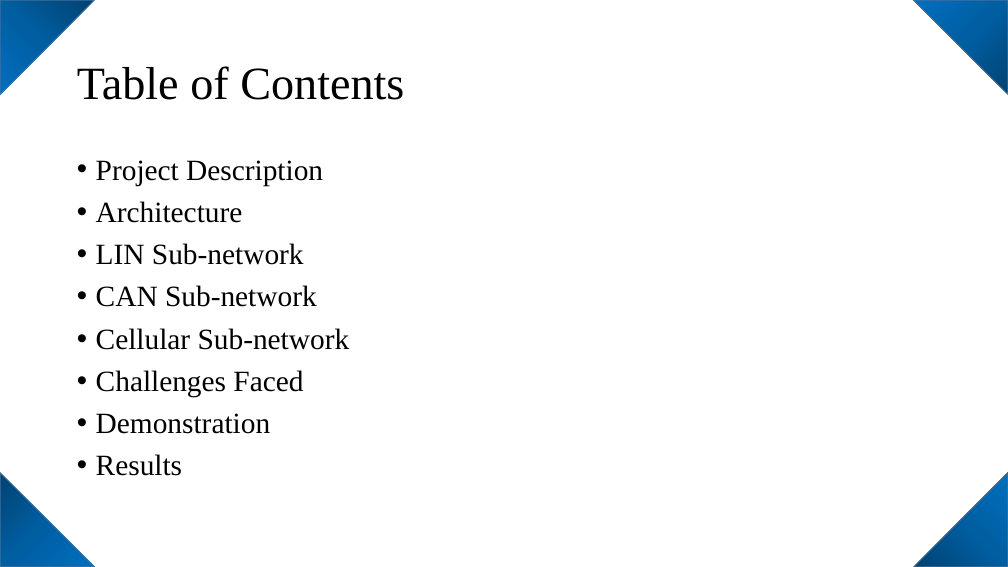
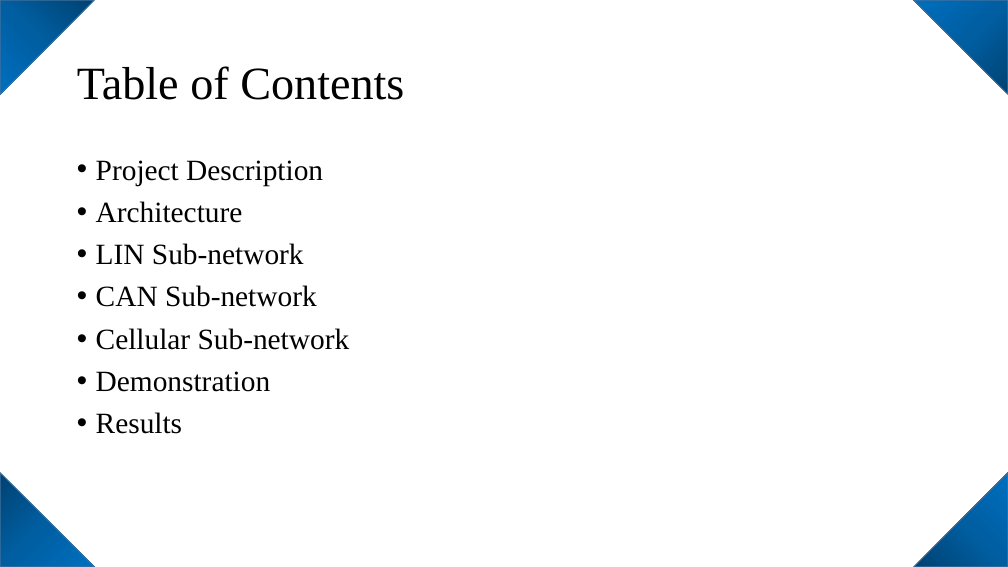
Before and after one commit to jordanm1/AVR-Ford-Lighting-Project, a slide deck: slide 2 of Ford 360° Exterior Lighting System.pptx. Drawn at 1008x567 pixels with LibreOffice and Linux fonts; fonts in the diff are those of the drawing. Boxes give left, top, right and bottom in pixels: in the first picture for what was removed or moved away, otherwise in the second. Text is boxed around its words. In the diff, an @@ line names an element or a change of style, - is before the commit and + after.

```diff
--- a/Ford 360° Exterior Lighting System.pptx
+++ b/Ford 360° Exterior Lighting System.pptx
@@ text at [96,370,303,397]: paragraph removed @@
-• Challenges Faced
```
Also in this commit, not shown: 3 other slides changed.
